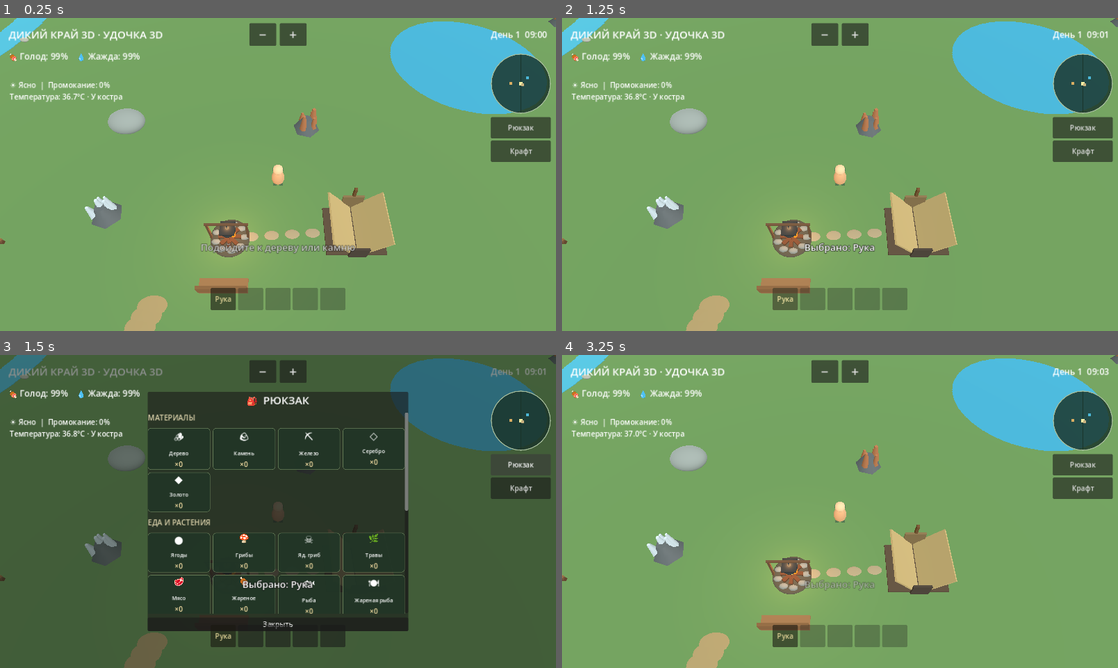
Above: before the commit, frames 1-4 (two rows, left to right).
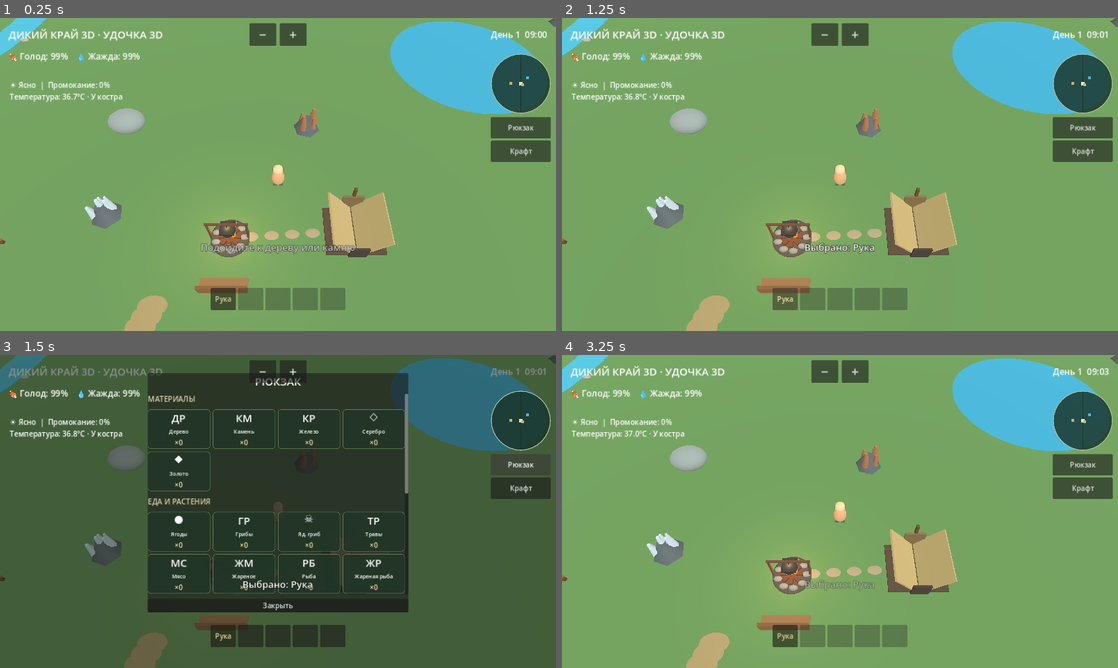
Above: after the commit, the same moments.

Repository: hjz2tz7cgv-ctrl/DikiyKrayGodot
Game: Godot game, scene res://scenes/main.tscn
Same seed, same stepped clock (60 frames per second), same inputs: the game is played once before the commit and once after it.
Inputs:
- Up to frame 1 (0.25 s): no input
- Up to frame 2 (1.25 s): click "Рука" at 0.5 s
- Up to frame 3 (1.5 s): click "Рюкзак" at 1.25 s
- Up to frame 4 (3.25 s): click "＋ Пусто" at 2 s; click "Закрыть" at 2.75 s

Frames 1-2 are identical in both runs. In frame 3, 9.3% of the frame differs, in the area x 26-74%, y 5-89%; in frame 4, nothing differs.

Commit message:
Add files via upload

Diff:
--- a/scripts/main.gd
+++ b/scripts/main.gd
@@ -228,10 +228,61 @@
     _create_logger_camp()
     _create_buried_caches()
     _create_animals()
+    _load_tool_layout()
     _create_ui()
     _create_weather()
     _update_lighting()
     _update_ui()
+
+# Сохраняем раскладку инструментов в user:// (работает и в Web-экспорте).
+const TOOL_SAVE_PATH := "user://dikiy_kray_tools.json"
+
+func _save_tool_layout() -> void:
+    var data := {
+        "version": 1,
+        "quick_slots": quick_slots,
+        "stored_tools": stored_tools,
+        "has_spear": has_spear,
+        "has_pickaxe": has_pickaxe,
+        "has_shovel": has_shovel,
+        "has_fishing_rod": has_fishing_rod,
+        "has_iron_tool": has_iron_tool
+    }
+    var file := FileAccess.open(TOOL_SAVE_PATH, FileAccess.WRITE)
+    if file != null:
+        file.store_string(JSON.stringify(data))
+
+func _load_tool_layout() -> void:
+    if not FileAccess.file_exists(TOOL_SAVE_PATH):
+        return
+    var file := FileAccess.open(TOOL_SAVE_PATH, FileAccess.READ)
+    if file == null:
+        return
+    var parsed: Variant = JSON.parse_string(file.get_as_text())
+    if not (parsed is Dictionary):
+        return
+    var data: Dictionary = parsed
+    has_spear = bool(data.get("has_spear", false))
+    has_pickaxe = bool(data.get("has_pickaxe", false))
+    has_shovel = bool(data.get("has_shovel", false))
+    has_fishing_rod = bool(data.get("has_fishing_rod", false))
+    has_iron_tool = bool(data.get("has_iron_tool", false))
+    var valid := ["spear", "pickaxe", "shovel", "rod"]
+    var used: Array[String] = []
+    var saved_slots: Variant = data.get("quick_slots", [])
+    if saved_slots is Array and saved_slots.size() == 5:
+        for i in range(1, 5):
+            var id := str(saved_slots[i])
+            if valid.has(id) and not used.has(id):
+                quick_slots[i] = id
+                used.append(id)
+    var saved_bag: Variant = data.get("stored_tools", [])
+    if saved_bag is Array:
+        for value in saved_bag:
+            var id := str(value)
+            if valid.has(id) and not used.has(id):
+                stored_tools.append(id)
+                used.append(id)
 
 func _material(color: Color) -> StandardMaterial3D:
     var m := StandardMaterial3D.new()
@@ -1401,8 +1452,8 @@
     var bag_height := minf(550.0, bag_screen.y - 44.0)
     bag_panel.offset_left = -bag_width * 0.5
     bag_panel.offset_right = bag_width * 0.5
-    bag_panel.offset_top = -bag_height * 0.5
-    bag_panel.offset_bottom = bag_height * 0.5
+    bag_panel.offset_top = -bag_height * 0.5 - 43.0
+    bag_panel.offset_bottom = bag_height * 0.5 - 43.0
     bag_panel.mouse_filter = Control.MOUSE_FILTER_STOP
     bag_panel.visible = false
     var bag_col := VBoxContainer.new()
@@ -1420,7 +1471,7 @@
     survival_label.mouse_filter = Control.MOUSE_FILTER_IGNORE
     root.add_child(survival_label)
     var bag_title := Label.new()
-    bag_title.text = "🎒  РЮКЗАК"
+    bag_title.text = "РЮКЗАК"
     bag_title.horizontal_alignment = HORIZONTAL_ALIGNMENT_CENTER
     bag_title.add_theme_font_size_override("font_size", 25)
     bag_col.add_child(bag_title)
@@ -1439,28 +1490,28 @@
     bag_scroll_control = bag_scroll
     bag_scroll.add_child(sections)
     _add_bag_section(sections, "МАТЕРИАЛЫ", [
-        ["wood", "Дерево", "🪵"], ["stone", "Камень", "🪨"],
-        ["iron", "Железо", "⛏"], ["silver", "Серебро", "◇"], ["gold", "Золото", "◆"]])
+        ["wood", "Дерево", "ДР"], ["stone", "Камень", "КМ"],
+        ["iron", "Железо", "КР"], ["silver", "Серебро", "◇"], ["gold", "Золото", "◆"]])
     _add_bag_section(sections, "ЕДА И РАСТЕНИЯ", [
-        ["berry", "Ягоды", "●"], ["mushroom", "Грибы", "🍄"],
-        ["poison_mushroom", "Яд. гриб", "☠"], ["herb", "Травы", "🌿"],
-        ["meat", "Мясо", "🥩"], ["cooked_meat", "Жареное", "🍖"], ["fish", "Рыба", "🐟"], ["cooked_fish", "Жареная рыба", "🍽"]])
+        ["berry", "Ягоды", "●"], ["mushroom", "Грибы", "ГР"],
+        ["poison_mushroom", "Яд. гриб", "☠"], ["herb", "Травы", "ТР"],
+        ["meat", "Мясо", "МС"], ["cooked_meat", "Жареное", "ЖМ"], ["fish", "Рыба", "РБ"], ["cooked_fish", "Жареная рыба", "ЖР"]])
     var tools_heading := Label.new()
     tools_heading.text = "ИНСТРУМЕНТЫ — НАЖМИ НА ПРЕДМЕТ, ЗАТЕМ НА ЯЧЕЙКУ"
     tools_heading.autowrap_mode = TextServer.AUTOWRAP_WORD_SMART
     sections.add_child(tools_heading)
     bag_tool_grid = GridContainer.new()
-    bag_tool_grid.columns = 4
+    bag_tool_grid.columns = 3
     sections.add_child(bag_tool_grid)
     _add_bag_section(sections, "СНАРЯЖЕНИЕ", [
-        ["spear_tool", "Копьё", "⚔"], ["pickaxe_tool", "Кирка", "⛏"],
-        ["shovel_tool", "Лопата", "♠"], ["iron_tool", "Инструмент", "⚒"],
-        ["hide", "Шкуры", "▧"], ["fishing_rod_tool", "Удочка", "🎣"]])
+        ["spear_tool", "Копьё", "КП"], ["pickaxe_tool", "Кирка", "КР"],
+        ["shovel_tool", "Лопата", "♠"], ["iron_tool", "Инструмент", "ИН"],
+        ["hide", "Шкуры", "▧"], ["fishing_rod_tool", "Удочка", "УД"]])
     _add_bag_section(sections, "ЛЕЧЕНИЕ И НАХОДКИ", [
         ["bandage", "Повязки", "+"], ["herbal_tea", "Отвары", "♨"],
         ["cache_count", "Тайники", "⌖"]])
     bag_note_label = Label.new()
-    bag_note_label.text = "📜 Записка из хижины: «03:17. Кто-то стоял у палатки...»"
+    bag_note_label.text = "Записка из хижины: «03:17. Кто-то стоял у палатки...»"
     bag_note_label.autowrap_mode = TextServer.AUTOWRAP_WORD_SMART
     bag_note_label.visible = false
     sections.add_child(bag_note_label)
@@ -2337,8 +2388,10 @@
     for i in range(1, 5):
         if quick_slots[i].is_empty():
             quick_slots[i] = tool_id
+            _save_tool_layout()
             return
     stored_tools.append(tool_id)
+    _save_tool_layout()
 
 func _sync_owned_tools() -> void:
     for tool_id in ["spear", "pickaxe", "shovel", "rod"]:
@@ -2390,6 +2443,7 @@
         transfer_index = -1
         if not quick_slots.has(equipped_tool):
             equipped_tool = "hand"
+        _save_tool_layout()
     _update_ui()
 
 func _refresh_bag_tools() -> void:
@@ -2406,7 +2460,7 @@
     for i in range(stored_tools.size() + 1):
         var tool_id: String = stored_tools[i] if i < stored_tools.size() else ""
         var button := Button.new()
-        button.custom_minimum_size = Vector2(100, 58)
+        button.custom_minimum_size = Vector2(128, 58)
         button.text = str(TOOL_LABELS.get(tool_id, "＋ Пусто"))
         if transfer_source == "bag" and transfer_index == i:
             button.text = "✓ " + button.text
